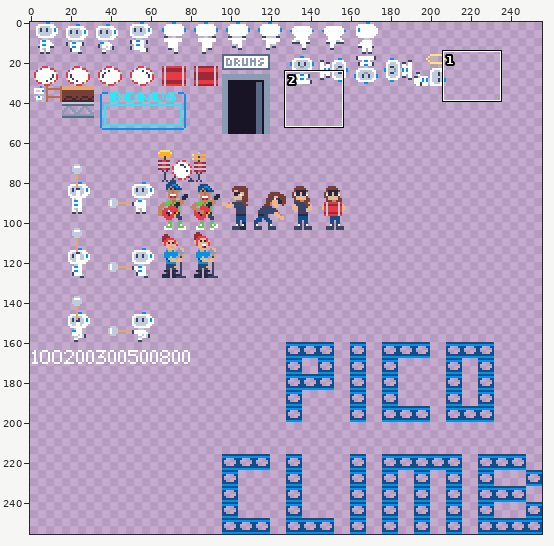
Two states of a pixel-art file, art/spritesheet.aseprite. Above: a wide view before the commit, with the close-up outlined.
Close-up. The starting point:
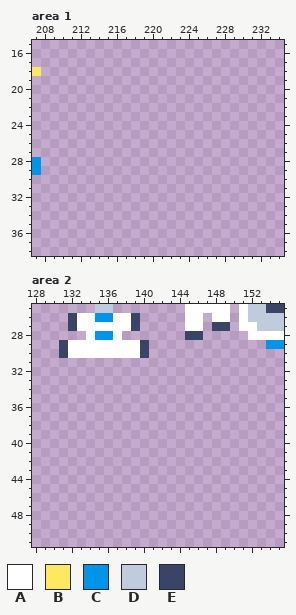
256x256 pixels, 1 frame. Shown: area 1: x 207..234, y 15..38; area 2: x 128..155, y 25..51.
Palette (. is transparent): A #ffffff  B #fee761  C #0095e9  D #c0cbdc  E #3a4466
Pixels before, area 1, first column x 207:
18 B
19 .
20 .
21 .
22 .
23 .
24 .
25 .
26 .
27 .
28 C
29 C
Pixels before, area 2, first column x 131:
25 ....DD........AAAAA.ADDEE
26 .EAACCAAE.....AA.AA.ADDDD
27 .EAAAAAAE.....AA.EE.AADDD
28 ...ACCA.......EE.....AAAA
29 EAAAAAAAAE.............CC
30 EAAAAAAAAE...............
Once edited:
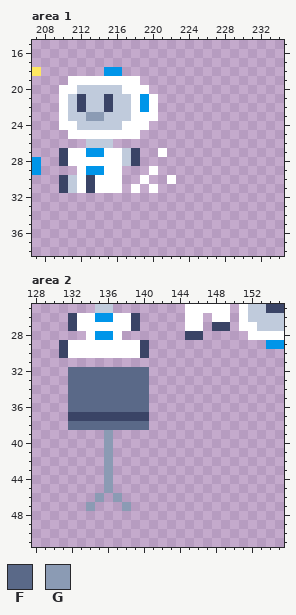
Colours new in this view: F #5a6988  G #8b9bb4
Log entry: ouch frame
Changes in this commit:
Changed rows in their new state; - is an unchanged pixel.
Area 1, layer "Flattened":
first column x 210:
18 -----CC------
19 -AAAAAAAA----
20 AADDDDDAAA---
21 ADEDDEDDACA--
22 ADEDDEDDACA--
23 ADDGGDDDAAA--
24 AADDDDDAAA---
25 -AAAAAAAA----
26 ---DDD-------
27 EAACCAADE--A-
28 EAAAAAADE----
29 --ACCAA---A--
30 EDAEAAA--A--A
31 EDAEAAA-A-A--
Area 2, layer "Flattened":
first column x 132:
32 FFFFFFFFF
33 FFFFFFFFF
34 FFFFFFFFF
35 FFFFFFFFF
36 FFFFFFFFF
37 EEEEEEEEE
38 FFFFFFFFF
39 ----G----
40 ----G----
41 ----G----
42 ----G----
43 ----G----
44 ----G----
45 ----G----
46 ---G-G---
47 --G---G--
Changed places in both close-ups, as pixel boxes (x1, y1, x2, y2):
added: (59, 67, 176, 193)
added: (68, 367, 149, 511)
